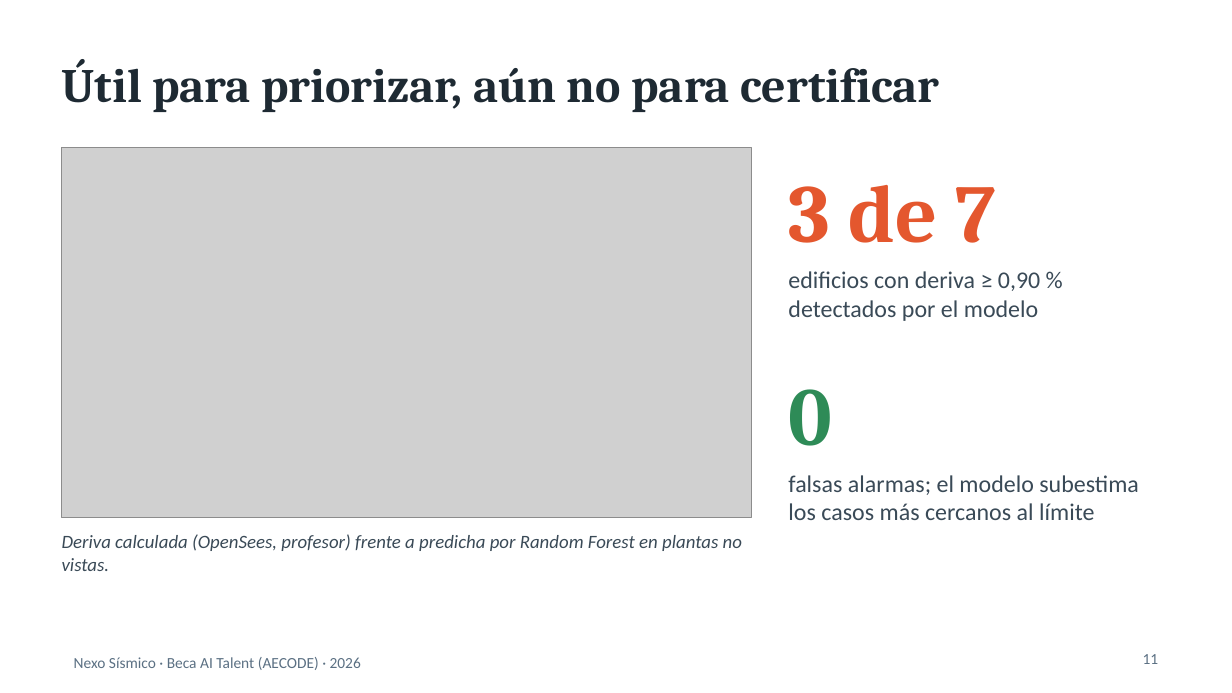
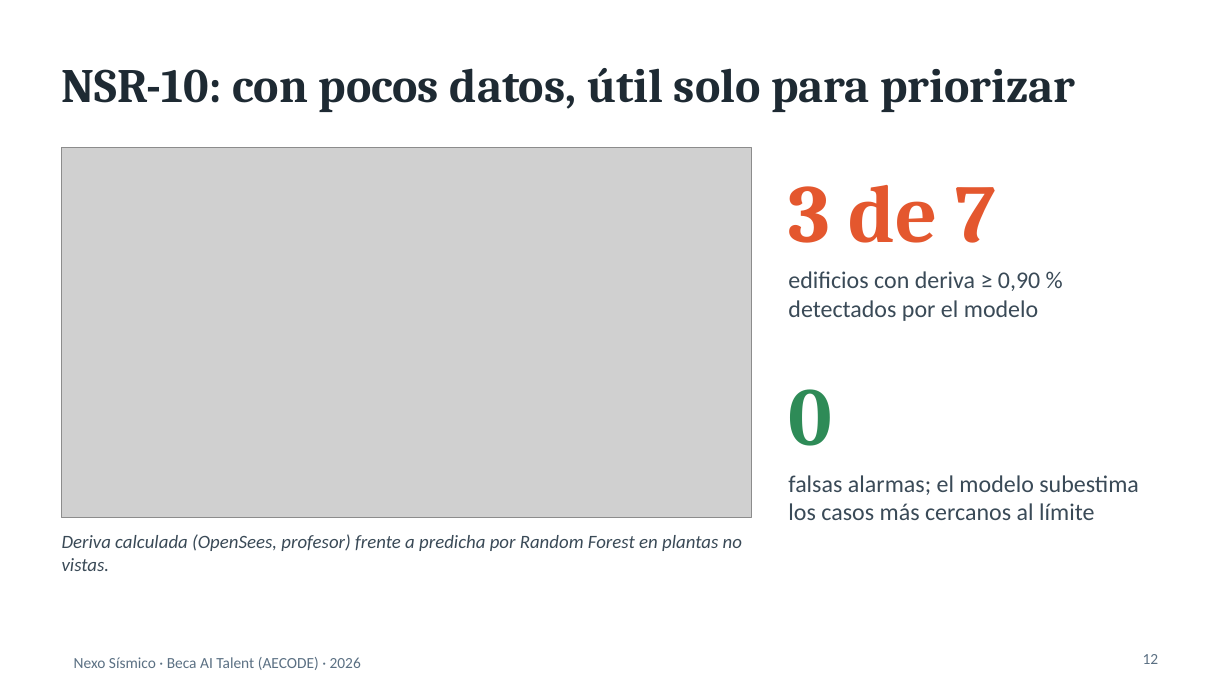
Before and after one commit to nexo-sismico/Nexo_simico_colab, a slide deck: slide 12 of 04 Entregables/Presentacion/Presentacion_Nexo_Sismico.pptx (slide 11 before the commit). Drawn at 1232x693 pixels with LibreOffice and Linux fonts; fonts in the diff are those of the drawing; grey boxes stand for pictures. Boxes give left, top, right and bottom in pixels: in the first picture for what was removed or moved away, otherwise in the second. Text is boxed around its words. In the diff, an @@ line names an element or a change of style, - is before the commit and + after.

```diff
--- a/04 Entregables/Presentacion/Presentacion_Nexo_Sismico.pptx
+++ b/04 Entregables/Presentacion/Presentacion_Nexo_Sismico.pptx
@@ title at (62,68,1075,112): text changed @@
-Útil para priorizar, aún no para certificar
+NSR-10: con pocos datos, útil solo para priorizar
@@ page number at (1143,654,1159,664): text changed @@
-11
+12
```
Also in this commit, not shown: 7 other slides changed, 1 slide added, 20 other files.
